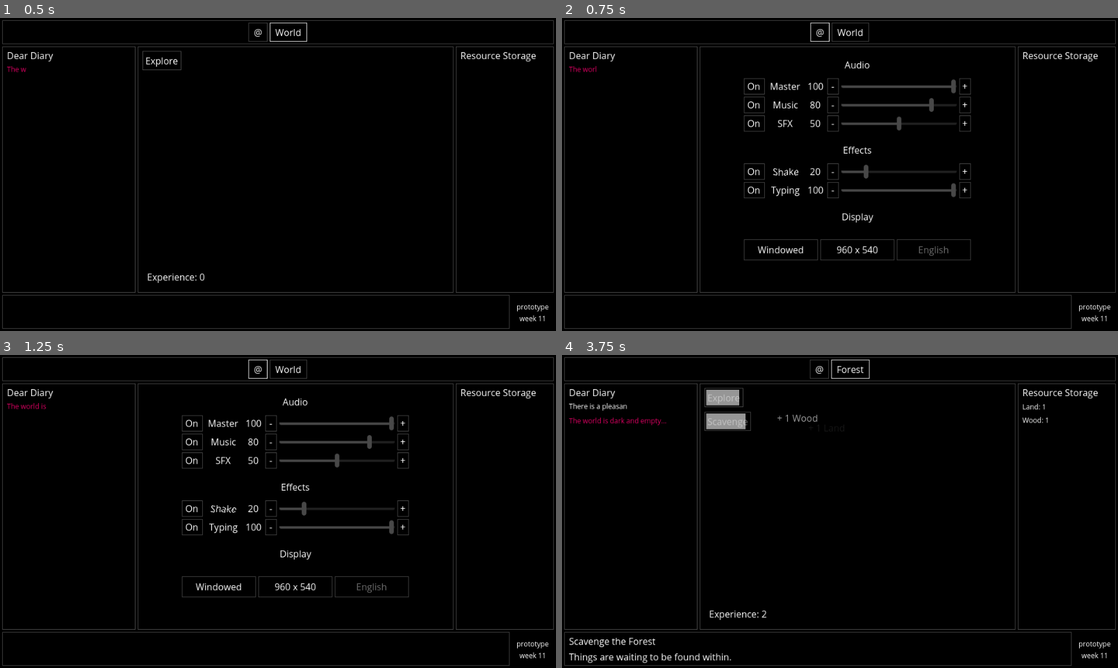
Above: before the commit, frames 1-4 (two rows, left to right).
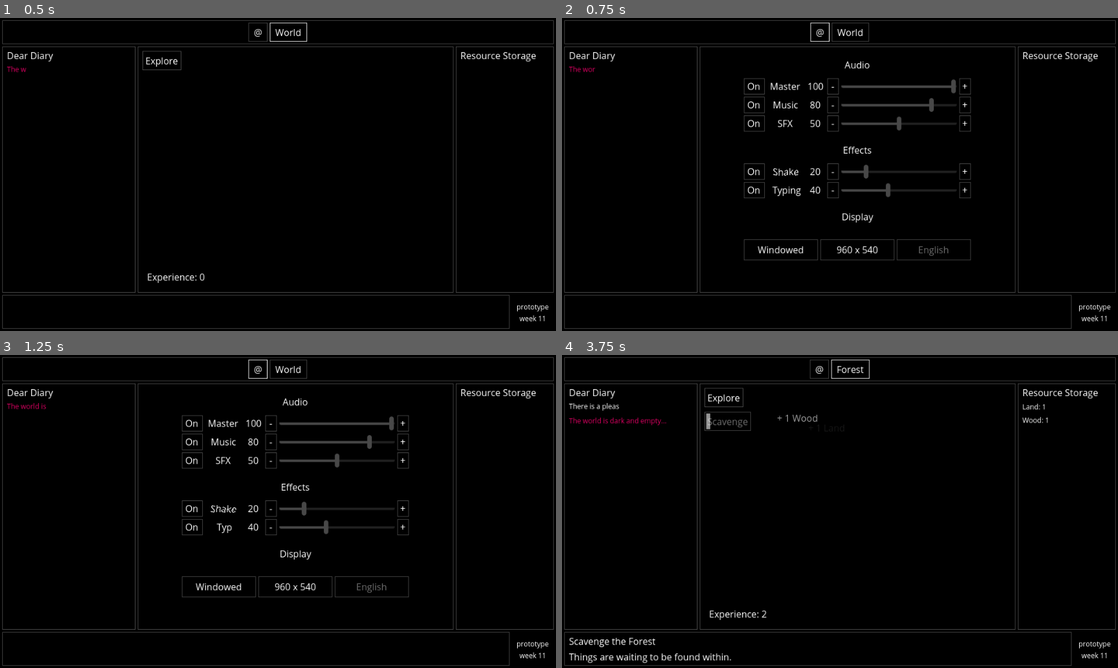
Above: after the commit, the same moments.

Repository: TinyTakinTeller/GodotProjectZero
Game: Godot game, scene res://scenes/autostart/save_file_picker/save_file_picker.tscn
The game is run twice, just before and just after one commit, with the same random seed, the same clock (stepped at 60 frames per second) and the same inputs. Sound files missing from this copy of the repository are replaced by a short silence.
Inputs (mouse positions are in pixels of both pictures, inside the frame that each line leads up to):
- Up to frame 1 (0.5 s): no input
- Up to frame 2 (0.75 s): click "@" at 0.5 s
- Up to frame 3 (1.25 s): no input
- Up to frame 4 (3.75 s): click "World" at 1.25 s; click "Explore" at 2 s; click "Scavenge" at 2.75 s; tap Enter at 3.5 s; move the mouse to (962, 495) at 3.52 s; hold Right from 3.53 s (still down); hold Ctrl from 3.53 s (still down); click (962, 495) at 3.67 s

Frame 1 is identical in both runs. In frame 2, 0.3% of the frame differs, in the area x 6-71%, y 15-58%; in frame 3, 0.3%; in frame 4, 0.6%, in the area x 10-33%, y 11-24%.

Commit message:
ADF-29 | typing effect setting

Diff:
--- a/global/autoload/save_file/save_file.gd
+++ b/global/autoload/save_file/save_file.gd
@@ -24,7 +24,7 @@
 	"sfx": {"value": 0.50, "toggle": true}
 }
 var effect_settings: Dictionary = {
-	"shake": {"value": 0.20, "toggle": true}, "typing": {"value": 1.00, "toggle": true}
+	"shake": {"value": 0.20, "toggle": true}, "typing": {"value": 0.40, "toggle": true}
 }
 var npc_events: Dictionary = {}
 var enemy: Dictionary = {"level": "rabbit", "rabbit": {"damage": 0}}
@@ -93,6 +93,13 @@
 
 func get_settings_population_scale() -> int:
 	return settings.get("population_scale", 1)
+
+
+func is_typing_effect_enabled() -> bool:
+	return (
+		effect_settings.get("typing", {}).get("toggle", false)
+		and effect_settings.get("typing", {}).get("value", 0.0) > 0.0
+	)
 
 
 #############
--- a/global/const/game.gd
+++ b/global/const/game.gd
@@ -6,7 +6,7 @@
 const VERSION_MAJOR: String = "prototype"
 const VERSION_MINOR: String = "week 11"
 
-const params: Dictionary = PARAMS_PROD  #PARAMS_PROD  #PARAMS_DEBUG
+const params: Dictionary = PARAMS_DEBUG  #PARAMS_PROD  #PARAMS_DEBUG
 
 const PARAMS_DEBUG: Dictionary = {
 	"cycle_seconds": 2,
--- a/global/const/locale/locale_en.gd
+++ b/global/const/locale/locale_en.gd
@@ -58,7 +58,7 @@
 	"music": "Music",
 	"sfx": "SFX",
 	"shake": "Shake",
-	"typing": "Typing",
+	"typing": " Typing ",
 	"windowed": "Windowed",
 	"fullscreen": "Fullscreen"
 }
--- a/resources/shader/wiggle/wiggle.gdshader
+++ b/resources/shader/wiggle/wiggle.gdshader
@@ -18,14 +18,14 @@
 		VERTEX_OFFSET.x += (
 			random(
 				( trunc( VERTEX_OFFSET.y))
-			+	TIME
+			+	mod(TIME, 60.0)
 			) - offset
 		) * Strength ;
 
 		VERTEX_OFFSET.y += (
 			random(
 				( trunc( VERTEX_OFFSET.x))
-			+	TIME
+			+	mod(TIME, 60.0)
 			) - offset
 		) * Strength;
 
--- /dev/null
+++ b/scenes/component/control/label/label_typing/label_typing.gd
@@ -0,0 +1,80 @@
+class_name LabelTyping extends Label
+
+signal typing_animation_end
+
+var _typing_delay: float
+var _loop: bool = false
+
+@onready var typing_text_tween: Node = %TypingTextTween
+
+###############
+## overrides ##
+###############
+
+
+func _ready() -> void:
+	_initialize()
+	_load_from_save_file()
+	_connect_signals()
+
+
+#############
+## helpers ##
+#############
+
+
+func _initialize() -> void:
+	pass
+
+
+func _load_from_save_file() -> void:
+	var value: float = SaveFile.effect_settings["typing"]["value"]
+	var toggle: float = SaveFile.effect_settings["typing"]["toggle"]
+	update_typing_effect(toggle, value)
+
+
+func _normalize_typing_effect(value: float) -> float:
+	return value / 4.0
+
+
+#############
+## methods ##
+#############
+
+
+func play_typing_animation(loop: bool = false) -> void:
+	_loop = loop
+	var animation_length: float = self.text.length() * _typing_delay
+	typing_text_tween.play_animation(animation_length, _loop)
+
+
+func update_typing_effect(toggle: bool, value: float) -> void:
+	if toggle:
+		_typing_delay = _normalize_typing_effect(value)
+	else:
+		_typing_delay = 0.0
+		self.visible_ratio = 1.0
+
+	if is_inside_tree():
+		if _loop:
+			play_typing_animation(true)
+
+
+#############
+## signals ##
+#############
+
+
+func _connect_signals() -> void:
+	typing_text_tween.animation_end.connect(_on_typing_text_tween_animation_end)
+
+	SignalBus.effect_settings_updated.connect(_on_effect_settings_updated)
+
+
+func _on_typing_text_tween_animation_end() -> void:
+	typing_animation_end.emit()
+
+
+func _on_effect_settings_updated(toggle: bool, value: float, id: String) -> void:
+	if id == "typing":
+		update_typing_effect(toggle, value)
--- /dev/null
+++ b/scenes/component/control/label/label_typing/label_typing.tscn
@@ -0,0 +1,15 @@
+[gd_scene load_steps=3 format=3 uid="uid://r18rsehjlpjl"]
+
+[ext_resource type="PackedScene" uid="uid://cn8u84h8wjtm8" path="res://scenes/component/tween/typing_text_tween/typing_text_tween.tscn" id="1_fxbux"]
+[ext_resource type="Script" path="res://scenes/component/control/label/label_typing/label_typing.gd" id="1_sms58"]
+
+[node name="LabelTyping" type="Label"]
+custom_minimum_size = Vector2(196, 0)
+size_flags_horizontal = 3
+text = "The world is dark and empty..."
+autowrap_mode = 2
+script = ExtResource("1_sms58")
+
+[node name="TypingTextTween" parent="." node_paths=PackedStringArray("target") instance=ExtResource("1_fxbux")]
+unique_name_in_owner = true
+target = NodePath("..")
--- a/scenes/component/tween/typing_text_tween/typing_text_tween.gd
+++ b/scenes/component/tween/typing_text_tween/typing_text_tween.gd
@@ -5,21 +5,35 @@
 @export var target: Node
 
 var _tween: Tween
+var _duration: float
+var _loop: bool = false
 
 
-func play_animation(duration: float) -> void:
-	target.visible_ratio = 0
+func play_animation(duration: float, loop: bool = false) -> void:
+	if duration == 0.0:
+		if _tween != null:
+			_tween.kill()
+		target.visible_ratio = 1.0
+		animation_end.emit()
+		return
+
+	_loop = loop
+	_duration = duration
+	target.visible_ratio = 0.0
 	if _tween != null:
 		_tween.kill()
 	_tween = create_tween()
-	_tween.tween_method(tween_method, 0.0, 1.0, duration)
+	_tween.tween_method(tween_method, 0.0, 1.0, _duration)
 	_tween.tween_callback(on_animation_end)
 
 
 func tween_method(animation_percent: float) -> void:
-	target.visible_ratio = animation_percent
+	target.visible_ratio = min(animation_percent, 1.0)
 
 
 func on_animation_end() -> void:
-	target.visible_ratio = 1
-	animation_end.emit()
+	if _loop:
+		play_animation(_duration, _loop)
+	else:
+		target.visible_ratio = 1.0
+		animation_end.emit()
--- a/scenes/ui/event_tracker/event_tracker_item/event_tracker_item.gd
+++ b/scenes/ui/event_tracker/event_tracker_item/event_tracker_item.gd
@@ -1,13 +1,11 @@
-extends MarginContainer
-class_name EventTrackerItem
-
-@onready var line_label: Label = %LineLabel
-@onready var event_label: Label = %EventLabel
-@onready var typing_text_tween: Node = %TypingTextTween
+class_name EventTrackerItem extends MarginContainer
 
 var _event_data: EventData
 var _vals: Array
 var _index: int
+
+@onready var line_label: Label = %LineLabel
+@onready var event_label: LabelTyping = %EventLabel
 
 
 func _ready() -> void:
@@ -31,5 +29,4 @@
 
 
 func play_typing_animation() -> void:
-	var animation_length: float = event_label.text.length() * Game.params["animation_speed_diary"]
-	typing_text_tween.play_animation(animation_length)
+	event_label.play_typing_animation()
--- a/scenes/ui/event_tracker/event_tracker_item/event_tracker_item.tscn
+++ b/scenes/ui/event_tracker/event_tracker_item/event_tracker_item.tscn
@@ -1,7 +1,7 @@
 [gd_scene load_steps=3 format=3 uid="uid://d362a3u5u0np5"]
 
 [ext_resource type="Script" path="res://scenes/ui/event_tracker/event_tracker_item/event_tracker_item.gd" id="1_5qgqd"]
-[ext_resource type="PackedScene" uid="uid://cn8u84h8wjtm8" path="res://scenes/component/tween/typing_text_tween/typing_text_tween.tscn" id="2_x1nui"]
+[ext_resource type="PackedScene" uid="uid://r18rsehjlpjl" path="res://scenes/component/control/label/label_typing/label_typing.tscn" id="2_h3nnf"]
 
 [node name="EventTrackerItem" type="MarginContainer"]
 anchors_preset = 15
@@ -27,15 +27,7 @@
 theme_override_font_sizes/font_size = 10
 text = "[001]"
 
-[node name="EventLabel" type="Label" parent="HBoxContainer"]
+[node name="EventLabel" parent="HBoxContainer" instance=ExtResource("2_h3nnf")]
 unique_name_in_owner = true
-custom_minimum_size = Vector2(196, 0)
 layout_mode = 2
-size_flags_horizontal = 3
 theme_override_font_sizes/font_size = 12
-text = "The world is dark and empty..."
-autowrap_mode = 2
-
-[node name="TypingTextTween" parent="." node_paths=PackedStringArray("target") instance=ExtResource("2_x1nui")]
-unique_name_in_owner = true
-target = NodePath("../HBoxContainer/EventLabel")
--- a/scenes/ui/info_container/info_container.gd
+++ b/scenes/ui/info_container/info_container.gd
@@ -1,10 +1,12 @@
 extends MarginContainer
-
-@onready var title_label: Label = %TitleLabel
-@onready var info_label: Label = %InfoLabel
 
 var info_id: String
 var info_type: String
+
+@onready var title_label_shake: Label = %TitleLabelShake
+@onready var info_label_shake: Label = %InfoLabelShake
+@onready var title_label: Label = %TitleLabel
+@onready var info_label: Label = %InfoLabel
 
 ###############
 ## overrides ##
@@ -22,8 +24,23 @@
 
 
 func _toggle_wiggle_shader(enabled: bool) -> void:
-	title_label.material.set_shader_parameter("enabled", enabled)
-	info_label.material.set_shader_parameter("enabled", enabled)
+	if enabled:
+		title_label_shake.visible = true
+		info_label_shake.visible = true
+		title_label.visible = false
+		info_label.visible = false
+	else:
+		title_label_shake.visible = false
+		info_label_shake.visible = false
+		title_label.visible = true
+		info_label.visible = true
+
+
+func _set_text(title: String, info: String) -> void:
+	title_label_shake.text = title
+	info_label_shake.text = info
+	title_label.text = title
+	info_label.text = info
 
 
 ##############
@@ -33,13 +50,13 @@
 
 func _initialize() -> void:
 	_handle_on_hover("  ", "  ")
+	_toggle_wiggle_shader(false)
 
 
 func _handle_on_hover(title: String, info: String) -> void:
 	if title.length() < 2 or info.length() < 2:
 		return
-	title_label.text = title
-	info_label.text = info
+	_set_text(title, info)
 
 
 #############
--- a/scenes/ui/info_container/info_container.tscn
+++ b/scenes/ui/info_container/info_container.tscn
@@ -22,14 +22,26 @@
 [node name="VBoxContainer" type="VBoxContainer" parent="MarginContainer"]
 layout_mode = 2
 
-[node name="TitleLabel" parent="MarginContainer/VBoxContainer" instance=ExtResource("2_rsr25")]
+[node name="TitleLabelShake" parent="MarginContainer/VBoxContainer" instance=ExtResource("2_rsr25")]
 unique_name_in_owner = true
 layout_mode = 2
 size_flags_horizontal = 2
 theme_override_constants/outline_size = 1
 text = "Rare Title"
 
-[node name="InfoLabel" parent="MarginContainer/VBoxContainer" instance=ExtResource("2_rsr25")]
+[node name="InfoLabelShake" parent="MarginContainer/VBoxContainer" instance=ExtResource("2_rsr25")]
 unique_name_in_owner = true
 layout_mode = 2
 text = "Venture on a hunt for some rare resources!"
+
+[node name="TitleLabel" type="Label" parent="MarginContainer/VBoxContainer"]
+unique_name_in_owner = true
+layout_mode = 2
+size_flags_horizontal = 2
+theme_override_constants/outline_size = 1
+text = "Rare Title"
+
+[node name="InfoLabel" type="Label" parent="MarginContainer/VBoxContainer"]
+unique_name_in_owner = true
+layout_mode = 2
+text = "Venture on a hunt for some rare resources!"
--- a/scenes/ui/npc_dialog/npc_dialog.gd
+++ b/scenes/ui/npc_dialog/npc_dialog.gd
@@ -8,13 +8,12 @@
 var _next_text: String = ""
 var _target_id: String = ""
 
-@onready var dialog_label: Label = %DialogLabel
+@onready var dialog_label: LabelTyping = %DialogLabel
 @onready var yes_button: Button = %YesButton
 @onready var no_button: Button = %NoButton
 @onready var npc_margin_container: MarginContainer = %NpcMarginContainer
 @onready var npc_texture_rect: TextureRect = %NpcTextureRect
 @onready var npc_button: Button = %NpcButton
-@onready var typing_text_tween: Node = %TypingTextTween
 @onready var enter_simple_tween: SimpleTween = %EnterSimpleTween
 
 ###############
@@ -60,10 +59,10 @@
 	if !on_load:
 		yes_button.disabled = true
 		no_button.disabled = true
-		var duration: float = dialog_label.text.length() * Game.params["animation_speed_diary"]
-		typing_text_tween.play_animation(duration)
-
-		Audio.play_sfx_id("cat_talking", 0.0)
+		dialog_label.play_typing_animation()
+
+		if SaveFile.is_typing_effect_enabled():
+			Audio.play_sfx_id("cat_talking", 0.0)
 	else:
 		peek(2)
 		_show_and_enable_buttons()
@@ -143,7 +142,7 @@
 
 
 func _connect_signals() -> void:
-	typing_text_tween.animation_end.connect(_on_typing_text_tween_animation_end)
+	dialog_label.typing_animation_end.connect(_on_typing_animation_end)
 	enter_simple_tween.animation_end.connect(_on_enter_simple_tween_animation_end)
 	yes_button.button_down.connect(_on_yes_button_down)
 	no_button.button_down.connect(_on_no_button_down)
@@ -153,7 +152,7 @@
 	npc_button.pressed.connect(_on_npc_button_pressed)
 
 
-func _on_typing_text_tween_animation_end() -> void:
+func _on_typing_animation_end() -> void:
 	_show_and_enable_buttons()
 
 	Audio.stop_sfx_id("cat_talking")
--- a/scenes/ui/npc_dialog/npc_dialog.tscn
+++ b/scenes/ui/npc_dialog/npc_dialog.tscn
@@ -1,10 +1,9 @@
-[gd_scene load_steps=8 format=3 uid="uid://bn70fimjb1ac0"]
+[gd_scene load_steps=7 format=3 uid="uid://bn70fimjb1ac0"]
 
 [ext_resource type="Script" path="res://scenes/ui/npc_dialog/npc_dialog.gd" id="1_urym8"]
-[ext_resource type="PackedScene" uid="uid://cveqixklho80c" path="res://scenes/component/control/label/label_shake/label_shake.tscn" id="2_1boj3"]
 [ext_resource type="Texture2D" uid="uid://cpwmy667e4xpa" path="res://assets/image/npc/cat/cat_90_100.png" id="2_8yoqs"]
+[ext_resource type="PackedScene" uid="uid://r18rsehjlpjl" path="res://scenes/component/control/label/label_typing/label_typing.tscn" id="2_55et7"]
 [ext_resource type="PackedScene" uid="uid://b3awft3ugc6q3" path="res://scenes/component/tween/simple_tween/simple_tween.tscn" id="4_v2a86"]
-[ext_resource type="PackedScene" uid="uid://cn8u84h8wjtm8" path="res://scenes/component/tween/typing_text_tween/typing_text_tween.tscn" id="5_2mmuw"]
 
 [sub_resource type="ShaderMaterial" id="ShaderMaterial_32d3w"]
 
@@ -40,12 +39,12 @@
 theme_override_constants/margin_right = 8
 theme_override_constants/margin_bottom = 8
 
-[node name="DialogLabel" parent="MarginContainer/VBoxContainer/DialogMarginContainer" instance=ExtResource("2_1boj3")]
+[node name="DialogLabel" parent="MarginContainer/VBoxContainer/DialogMarginContainer" instance=ExtResource("2_55et7")]
 unique_name_in_owner = true
 custom_minimum_size = Vector2(1, 1)
 layout_mode = 2
+size_flags_horizontal = 1
 text = "I smelled you from a far. You look lost... "
-autowrap_mode = 2
 
 [node name="HBoxContainer" type="HBoxContainer" parent="MarginContainer/VBoxContainer"]
 layout_mode = 2
@@ -107,10 +106,6 @@
 
 [node name="Tween" type="Node" parent="."]
 
-[node name="TypingTextTween" parent="Tween" node_paths=PackedStringArray("target") instance=ExtResource("5_2mmuw")]
-unique_name_in_owner = true
-target = NodePath("")
-
 [node name="EnterSimpleTween" parent="Tween" node_paths=PackedStringArray("target") instance=ExtResource("4_v2a86")]
 unique_name_in_owner = true
 target = NodePath("../..")
--- a/scenes/ui/screen/settings_screen/settings_screen.gd
+++ b/scenes/ui/screen/settings_screen/settings_screen.gd
@@ -3,6 +3,7 @@
 const TAB_DATA_ID: String = "settings"
 
 @export var shake_shader_component_scene: PackedScene
+@export var label_typing_scene: PackedScene
 
 @onready var master_settings_slider: SettingsSlider = %MasterSettingsSlider
 @onready var music_settings_slider: SettingsSlider = %MusicSettingsSlider
@@ -30,17 +31,17 @@
 
 
 func _initialize() -> void:
+	_apply_effects()
 	_set_ui_labels()
-	_apply_effects()
 
 
 func _set_ui_labels() -> void:
-	master_settings_slider.title_label.text = Locale.get_ui_label("master")
-	music_settings_slider.title_label.text = Locale.get_ui_label("music")
-	sfx_settings_slider.title_label.text = Locale.get_ui_label("sfx")
+	master_settings_slider.get_title_label().text = Locale.get_ui_label("master")
+	music_settings_slider.get_title_label().text = Locale.get_ui_label("music")
+	sfx_settings_slider.get_title_label().text = Locale.get_ui_label("sfx")
 
-	shake_settings_slider.title_label.text = Locale.get_ui_label("shake")
-	typing_settings_slider.title_label.text = Locale.get_ui_label("typing")
+	shake_settings_slider.get_title_label().text = Locale.get_ui_label("shake")
+	typing_settings_slider.get_title_label().text = Locale.get_ui_label("typing")
 
 	display_mode_button.text = "?"
 	display_resolution_button.text = "?"
@@ -55,6 +56,8 @@
 		shake_shader_component_scene.instantiate() as ShakeShaderComponent
 	)
 	shake_settings_slider.get_title_label().add_child(shake_shader_component)
+
+	typing_settings_slider.get_title_label().play_typing_animation(true)
 
 
 func _load_from_save_file() -> void:
--- a/scenes/ui/screen/settings_screen/settings_screen.tscn
+++ b/scenes/ui/screen/settings_screen/settings_screen.tscn
@@ -1,8 +1,9 @@
-[gd_scene load_steps=4 format=3 uid="uid://w5y4su4adpf4"]
+[gd_scene load_steps=5 format=3 uid="uid://w5y4su4adpf4"]
 
 [ext_resource type="Script" path="res://scenes/ui/screen/settings_screen/settings_screen.gd" id="1_xqlsa"]
 [ext_resource type="PackedScene" uid="uid://bpq246h5ihhck" path="res://scenes/component/shake_shader_component/shake_shader_component.tscn" id="2_1nimh"]
 [ext_resource type="PackedScene" uid="uid://cshtvp7cn4ns1" path="res://scenes/ui/settings_slider/settings_slider.tscn" id="2_usuby"]
+[ext_resource type="PackedScene" uid="uid://r18rsehjlpjl" path="res://scenes/component/control/label/label_typing/label_typing.tscn" id="3_yfyqn"]
 
 [node name="SettingsScreen" type="MarginContainer"]
 anchors_preset = 15
@@ -12,6 +13,7 @@
 grow_vertical = 2
 script = ExtResource("1_xqlsa")
 shake_shader_component_scene = ExtResource("2_1nimh")
+label_typing_scene = ExtResource("3_yfyqn")
 
 [node name="Panel" type="Panel" parent="."]
 layout_mode = 2
--- a/scenes/ui/settings_slider/settings_slider.gd
+++ b/scenes/ui/settings_slider/settings_slider.gd
@@ -8,7 +8,7 @@
 var _value: float
 
 @onready var toggle_button: Button = %ToggleButton
-@onready var title_label: Label = %TitleLabel
+@onready var title_label: LabelTyping = %TitleLabel
 @onready var value_label: Label = %ValueLabel
 @onready var dec_button: Button = %DecButton
 @onready var h_slider: HSlider = %HSlider
@@ -35,7 +35,7 @@
 	_update_ui()
 
 
-func get_title_label() -> Label:
+func get_title_label() -> LabelTyping:
 	return title_label
 
 
--- a/scenes/ui/settings_slider/settings_slider.tscn
+++ b/scenes/ui/settings_slider/settings_slider.tscn
@@ -1,6 +1,7 @@
-[gd_scene load_steps=2 format=3 uid="uid://cshtvp7cn4ns1"]
+[gd_scene load_steps=3 format=3 uid="uid://cshtvp7cn4ns1"]
 
 [ext_resource type="Script" path="res://scenes/ui/settings_slider/settings_slider.gd" id="1_k8bx2"]
+[ext_resource type="PackedScene" uid="uid://r18rsehjlpjl" path="res://scenes/component/control/label/label_typing/label_typing.tscn" id="2_vnjch"]
 
 [node name="SettingsSlider" type="MarginContainer"]
 size_flags_horizontal = 4
@@ -20,14 +21,17 @@
 text = "On"
 
 [node name="TitleMarginContainer" type="MarginContainer" parent="HBoxContainer"]
+unique_name_in_owner = true
 custom_minimum_size = Vector2(64, 0)
 layout_mode = 2
 
-[node name="TitleLabel" type="Label" parent="HBoxContainer/TitleMarginContainer"]
+[node name="TitleLabel" parent="HBoxContainer/TitleMarginContainer" instance=ExtResource("2_vnjch")]
 unique_name_in_owner = true
+custom_minimum_size = Vector2(0, 0)
 layout_mode = 2
 size_flags_horizontal = 4
 text = "Audio"
+autowrap_mode = 0
 
 [node name="ValueMarginContainer" type="MarginContainer" parent="HBoxContainer"]
 custom_minimum_size = Vector2(32, 0)
